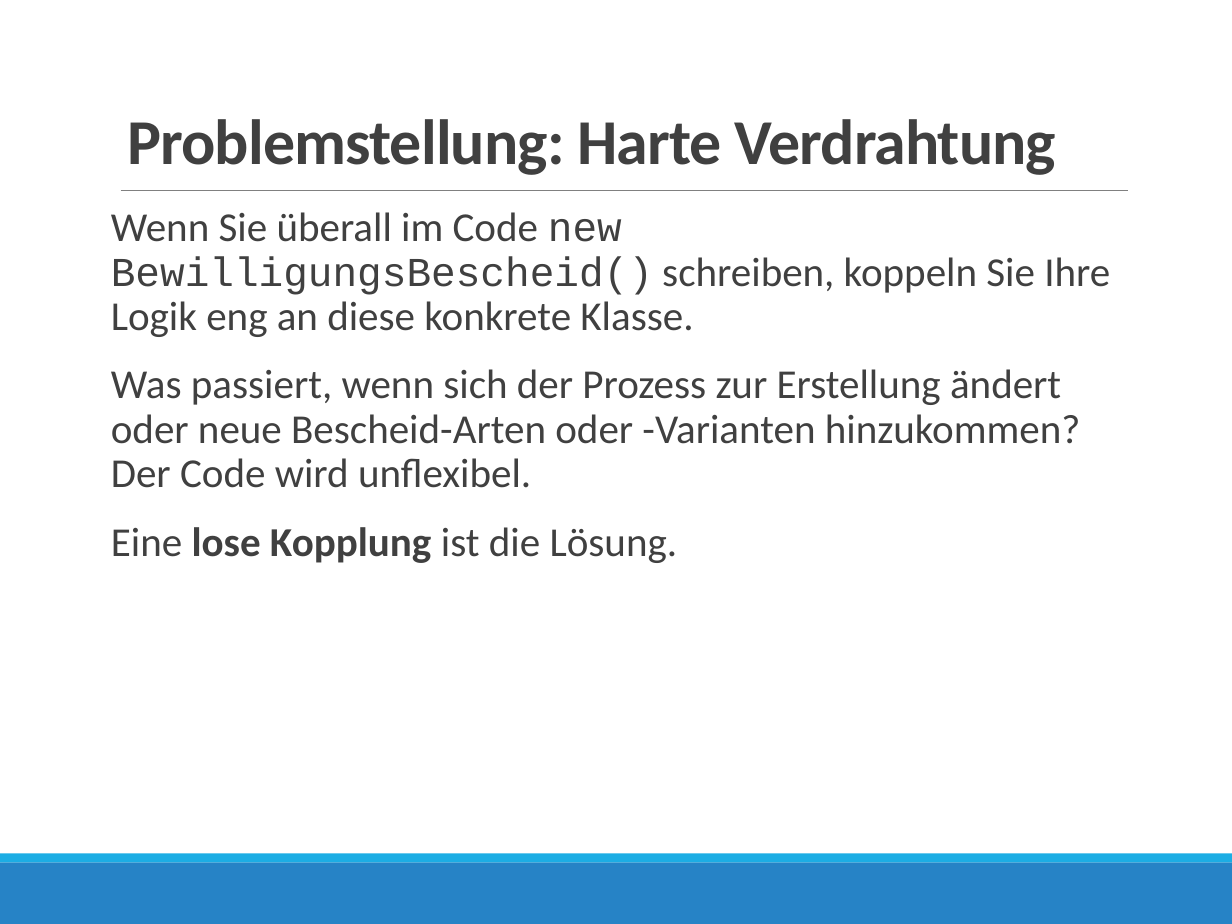
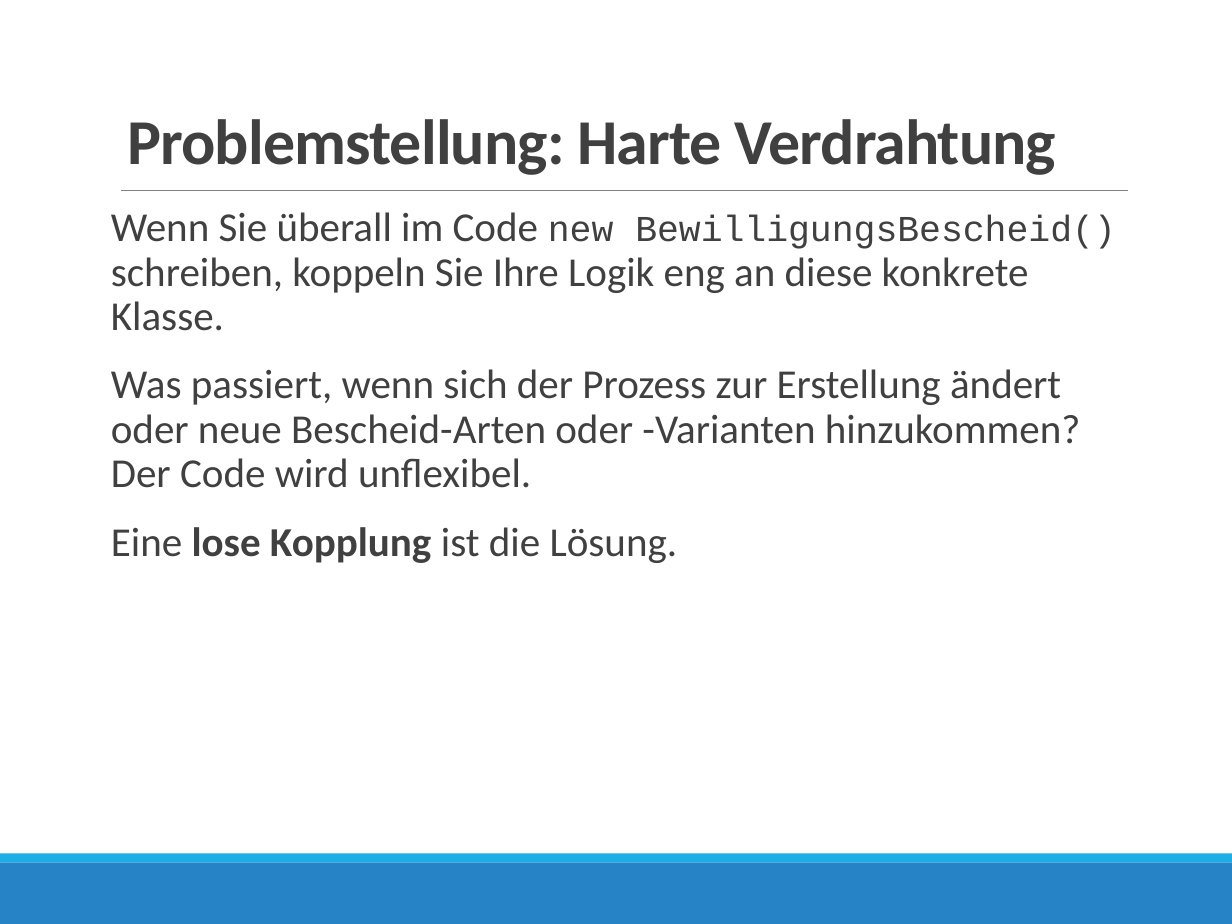
Before and after one commit to borleias/VIB_OOP_Neuplanung, a slide deck: slide 18 of Woche_2_DesignPatterns_I/02_Design_Patterns_I_v01.pptx. Drawn at 1232x924 pixels with LibreOffice and Linux fonts; fonts in the diff are those of the drawing. Boxes give left, top, right and bottom in pixels: in the first picture for what was removed or moved away, otherwise in the second. Text is boxed around its words. In the diff, an @@ line names an element or a change of style, - is before the commit and + after.

```diff
--- a/Woche_2_DesignPatterns_I/02_Design_Patterns_I_v01.pptx
+++ b/Woche_2_DesignPatterns_I/02_Design_Patterns_I_v01.pptx
@@ text at (111, 212, 1115, 331): size 18 to 16 pt in "new BewilligungsBescheid()" @@
```
Also in this commit, not shown: 3 other slides changed, 15 other files.
